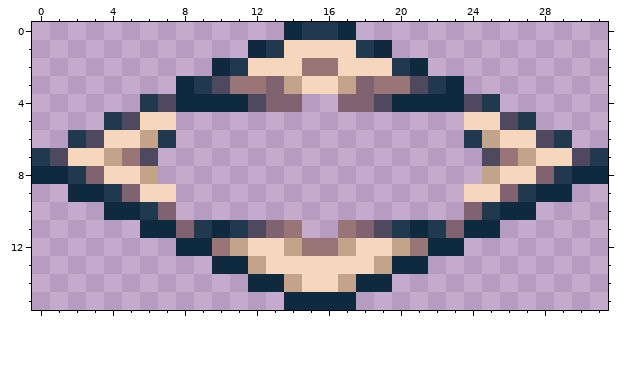
One commit to this pixel-art sprite: assets/map/tile_cursor.png. This is how it looked before the edit.
The file is 32x16 pixels.
Now the later version:
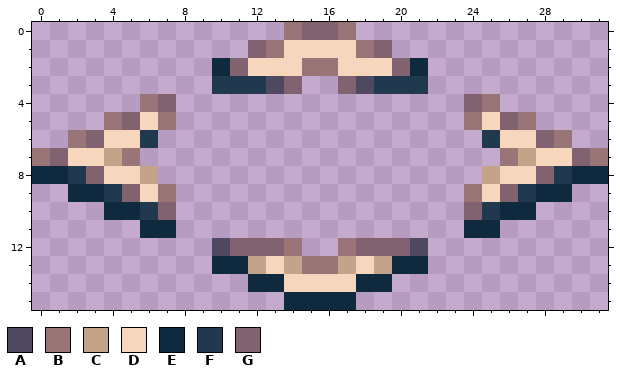
Palette (. is transparent): A #4e495f  B #997577  C #c3a38a  D #f6d6bd  E #0f2a3f  F #20394f  G #816271
Commit: cursor rework, now correctly layered even with units
Edits made:
@@ x 0..31 @@
- 0 ..............EFFE..............
- 1 ............EFDDDDFE............
- 2 ..........EFDDDBBDDDFE..........
- 3 ........EFABBGCDDCGBBAFE........
- 4 ......FAEEEEAGG..GGAEEEEAF......
- 5 ....FADD................DDAF....
- 6 ..FADDCF................FCDDAF..
- 7 FADDCBA..................ABCDDAF
+ 0 ..............BGGB..............
+ 1 ............GBDDDDBG............
+ 2 ..........EGDDDBBDDDGE..........
+ 3 ..........FFFAG..GAFFF..........
+ 4 ......BG................GB......
+ 5 ....BGDB................BDGB....
+ 6 ..BGDDF..................FDDGB..
+ 7 BGDDCB....................BCDDGB
  8 EEFGDDC..................CDDGFEE
- 9 ..EEFGDD................DDGFEE..
+ 9 ..EEFGDB................BDGFEE..
 10 ....EEFG................GFEE....
-11 ......EEGFEFAGB..BGAFEFGEE......
-12 ........EEBCDDCBBCDDCBEE........
-13 ..........EECDDDDDDCEE..........
-14 ............EECDDCEE............
+11 ......EE................EE......
+12 ..........AGGGB..BGGGA..........
+13 ..........EECDCBBCDCEE..........
+14 ............EEDDDDEE............
 15 ..............EEEE..............
Changed places in both pictures, as pixel boxes (x1, y1, x2, y2):
changed: (32, 22, 608, 292)
